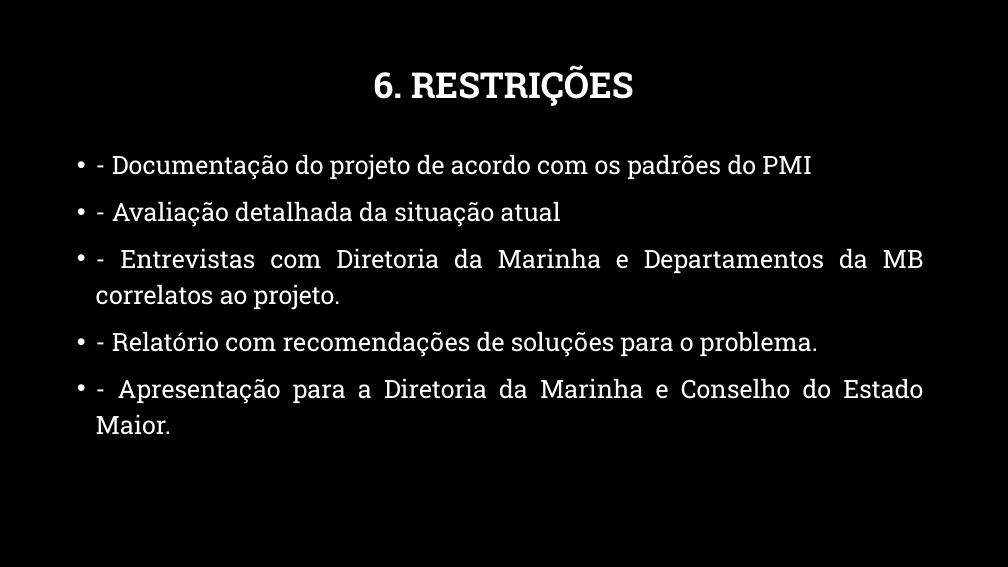
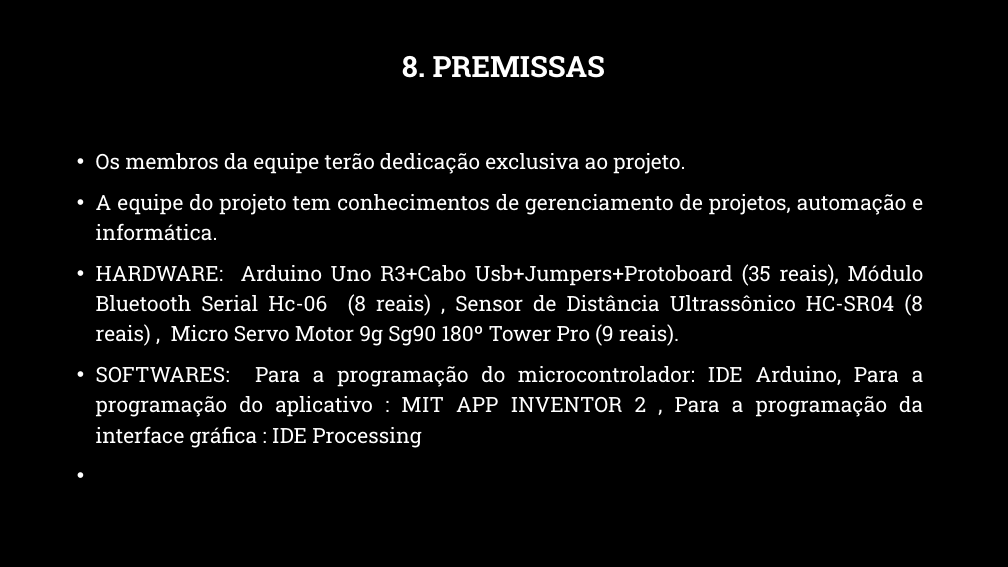
Before and after one commit to Thiarlleson/ProjetoSistemaEmbarcado, a slide deck: slide 9 of Radar_Ultrasonico.pptx. Drawn at 1008x567 pixels with LibreOffice and Linux fonts; fonts in the diff are those of the drawing; background and template pictures are left out. Boxes give left, top, right and bottom in pixels: in the first picture for what was removed or moved away, otherwise in the second. Text is boxed around its words. In the diff, an @@ line names an element or a change of style, - is before the commit and + after.

```diff
--- a/Radar_Ultrasonico.pptx
+++ b/Radar_Ultrasonico.pptx
@@ title at box(402, 56, 606, 78): text changed; size 34 to 27.9 pt @@
-6. RESTRIÇÕES
+8. PREMISSAS
@@ text at box(96, 153, 924, 448): text changed; size 24 to 20 pt @@
-• - Documentação do projeto de acordo com os padrões do PMI
-• - Avaliação detalhada da situação atual
-• - Entrevistas com Diretoria da Marinha e Departamentos da MB correlatos ao projeto.
-• - Relatório com recomendações de soluções para o problema.
-• - Apresentação para a Diretoria da Marinha e Conselho do Estado Maior.
+• Os membros da equipe terão dedicação exclusiva ao projeto.
+• A equipe do projeto tem conhecimentos de gerenciamento de projetos, automação e informática.
+• HARDWARE: Arduino Uno R3+Cabo Usb+Jumpers+Protoboard (35 reais), Módulo Bluetooth Serial Hc-06 (8 reais) , Sensor de Distância Ultrassônico HC-SR04 (8 reais) , Micro Servo Motor 9g Sg90 180º Tower Pro (9 reais).
+• SOFTWARES: Para a programação do microcontrolador: IDE Arduino, Para a programação do aplicativo : MIT APP INVENTOR 2 , Para a programação da interface gráfica : IDE Processing
```
Also in this commit, not shown: 6 other slides changed, 4 slides added, 7 slides removed, 3 other files.
